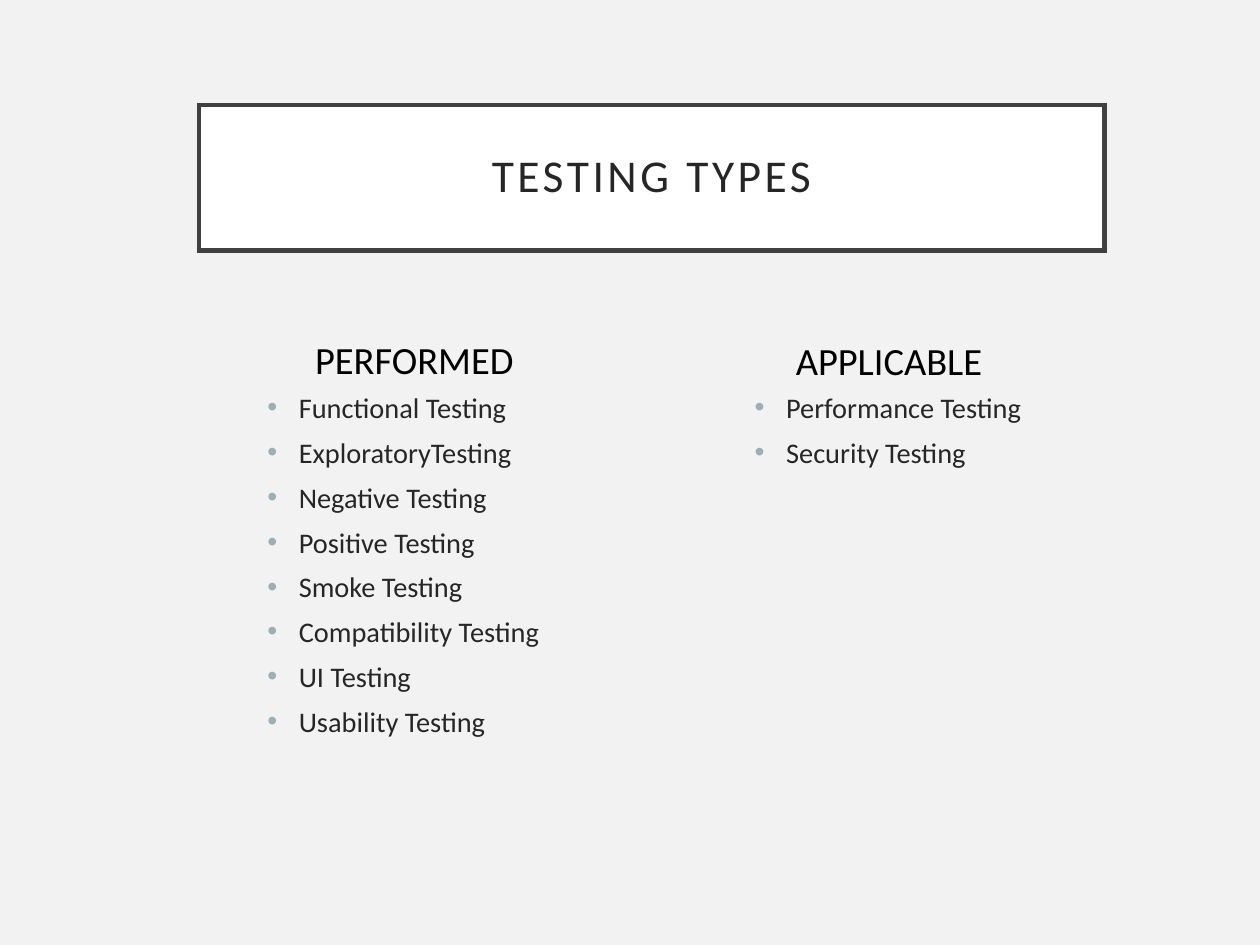
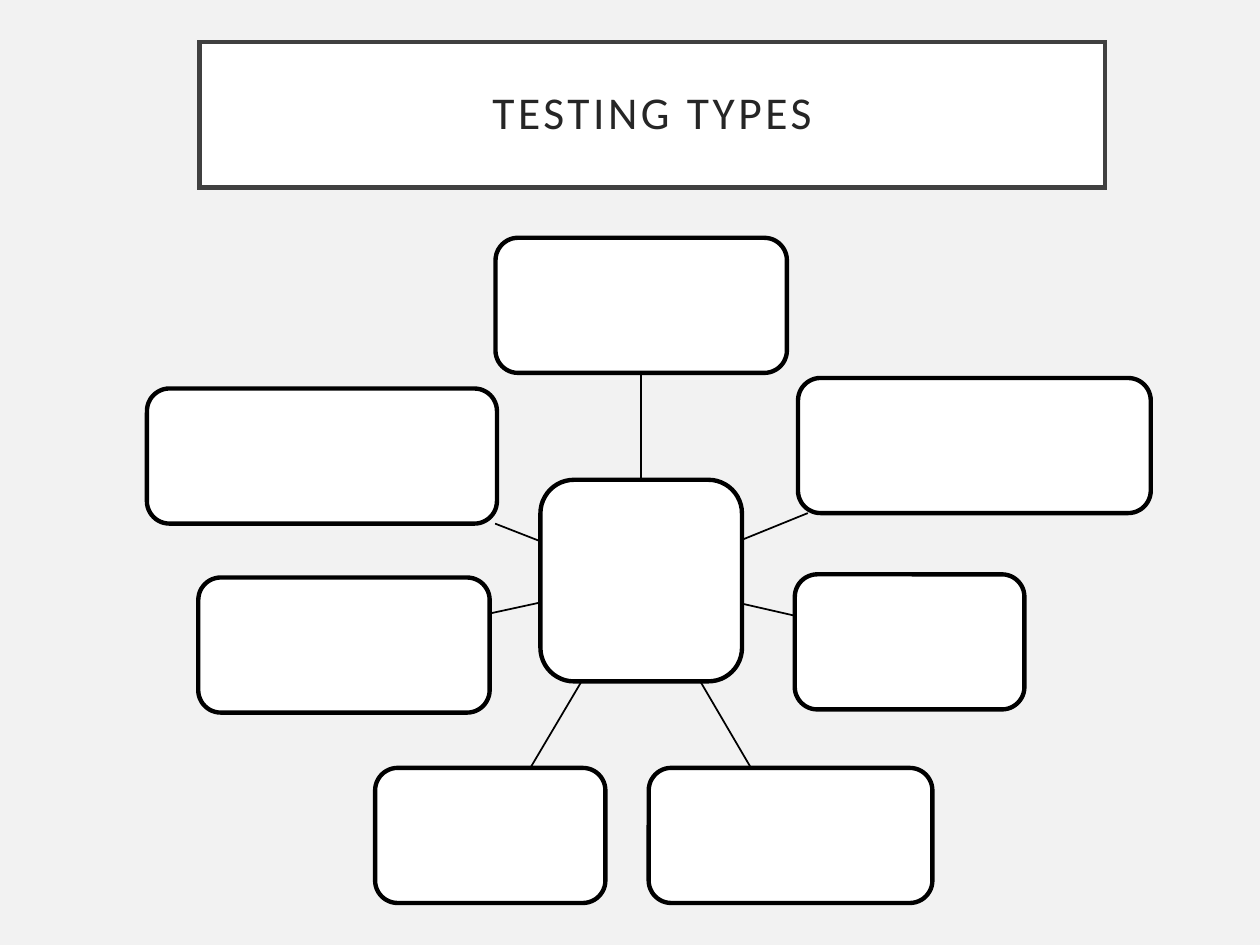
Before and after one commit to iboico/Software-Testing-Project-www.moldcell.md, a slide deck: slide 5 of Moldcell Moldova.pptx. Drawn at 1260x945 pixels with LibreOffice and Linux fonts; fonts in the diff are those of the drawing. Boxes give left, top, right and bottom in pixels: in the first picture for what was removed or moved away, otherwise in the second. Text is boxed around its words. In the diff, an @@ line names an element or a change of style, - is before the commit and + after.

```diff
--- a/Moldcell Moldova.pptx
+++ b/Moldcell Moldova.pptx
@@ title "TESTING TYPES": place and size @@
-title "TESTING TYPES" at [199, 105, 1105, 251]
+title "TESTING TYPES" at [199, 42, 1105, 188]
@@ text removed at [315, 349, 513, 375] @@
-PERFORMED
@@ text removed at [796, 350, 982, 376] @@
-APPLICABLE
@@ group added at [147, 238, 1150, 902]: 8 rounded rectangles, 7 freeform shapes @@
@@ text removed at [299, 398, 539, 737] @@
-• Functional Testing
-• ExploratoryTesting
-• Negative Testing
-• Positive Testing
-• Smoke Testing
-• Compatibility Testing
-• UI Testing
-• Usability Testing
@@ text removed at [786, 398, 1021, 468] @@
-• Performance Testing
-• Security Testing
```
Also in this commit, not shown: 5 other slides changed.
